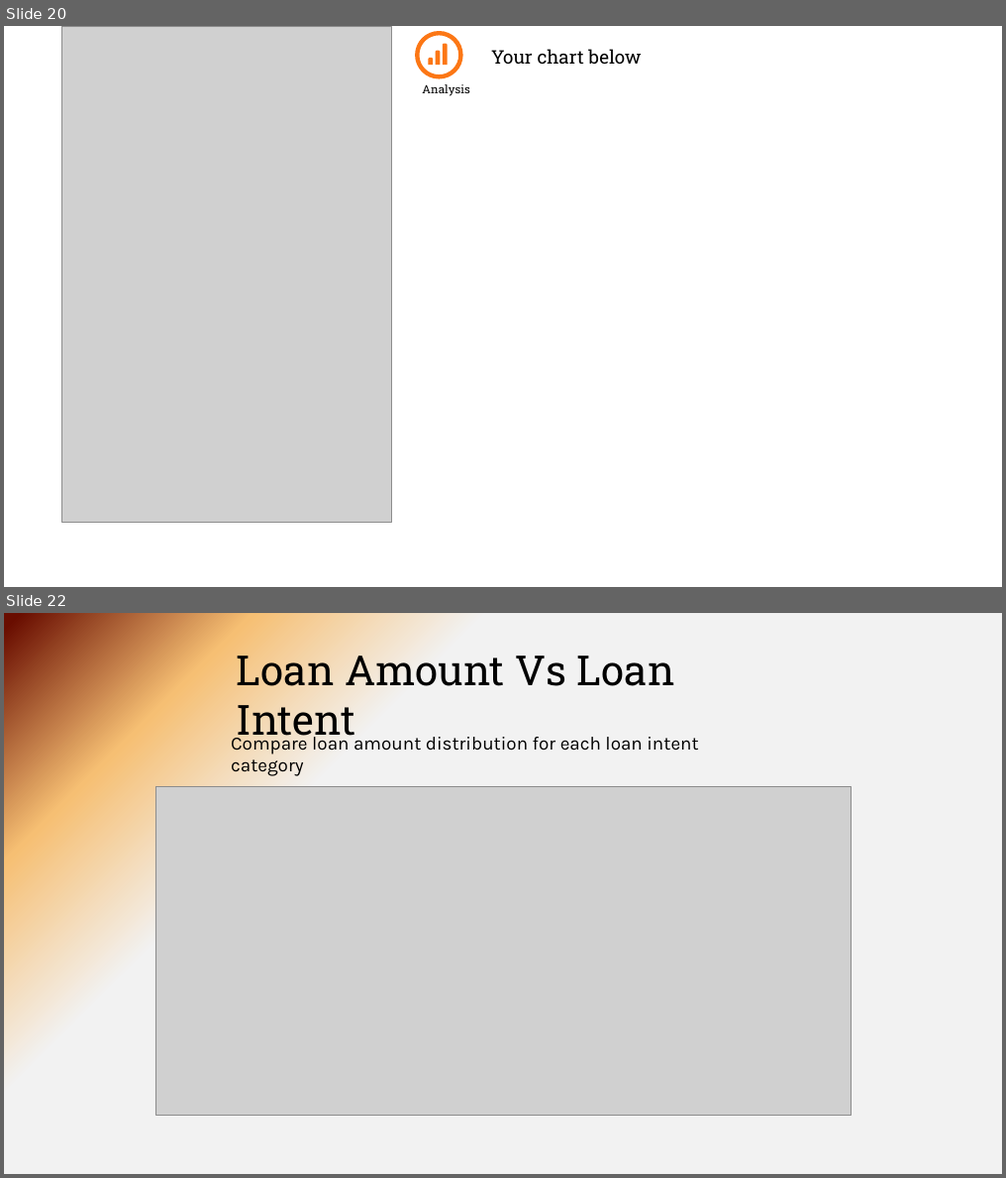
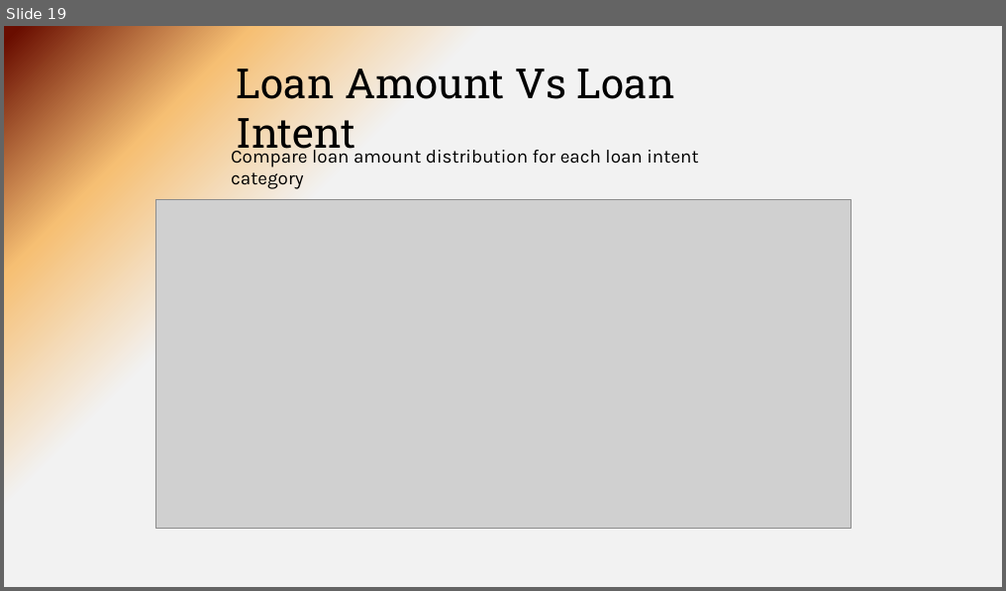
Before and after one commit to Oatsinthepine/Project_1_group8, a slide deck: Final presentation slide.pptx. Shown one above the other, each under a label of ours: slides 20 and 22 before the commit, slide 19 after it; the slides between them are not shown. The pictures are 1006x1178 and 1006x591 pixels, drawn with LibreOffice and Linux fonts; fonts in the diff are those of the drawing; grey boxes stand for pictures. Boxes give left, top, right and bottom in pixels: in the first picture for what was removed or moved away, otherwise in the second. Text is boxed around its words. In the diff, an @@ line names an element or a change of style, - is before the commit and + after.

```diff
--- a/Final presentation slide.pptx
+++ b/Final presentation slide.pptx
@@ slide 20 removed at (4,26,1002,587), background #FFFFFF @@
@@ picture removed at (62,26,392,523) @@
@@ freeform shape removed at (415,31,463,79) @@
@@ freeform shape removed at (429,43,448,65) @@
@@ text removed at (491,49,641,64) @@
-Your chart below
@@ text removed at (422,84,469,96) @@
-Analysis
@@ what was slide 22 is now slide 19 @@
```
Also in this commit, not shown: 6 slides changed, 1 slide added, 4 other slides removed.
